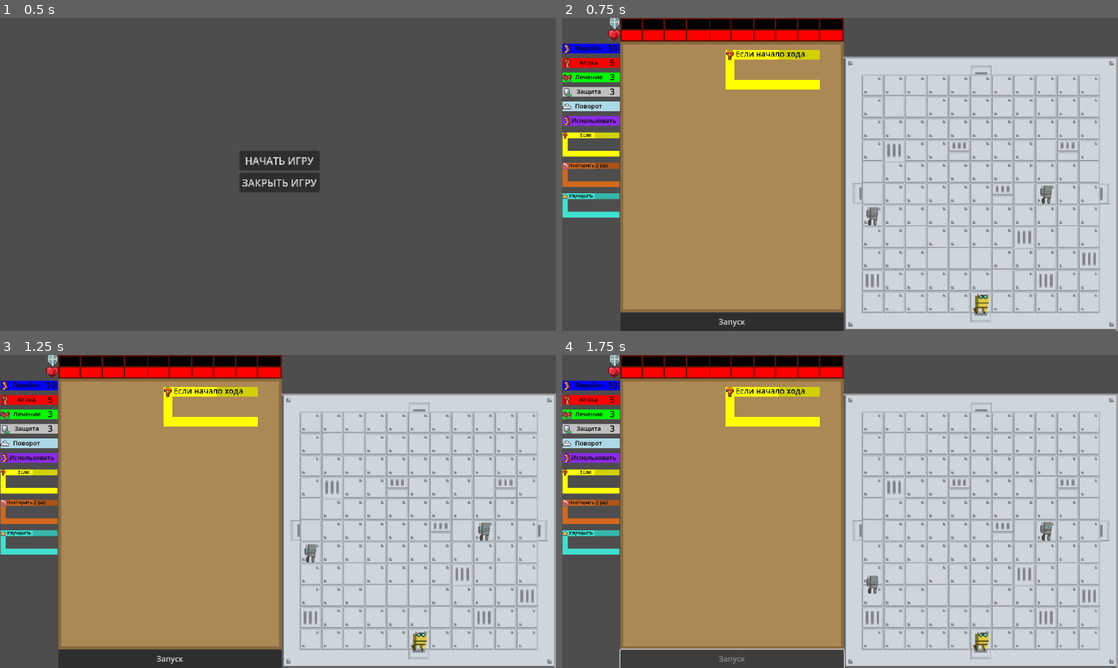
Above: before the commit, frames 1-4 (two rows, left to right).
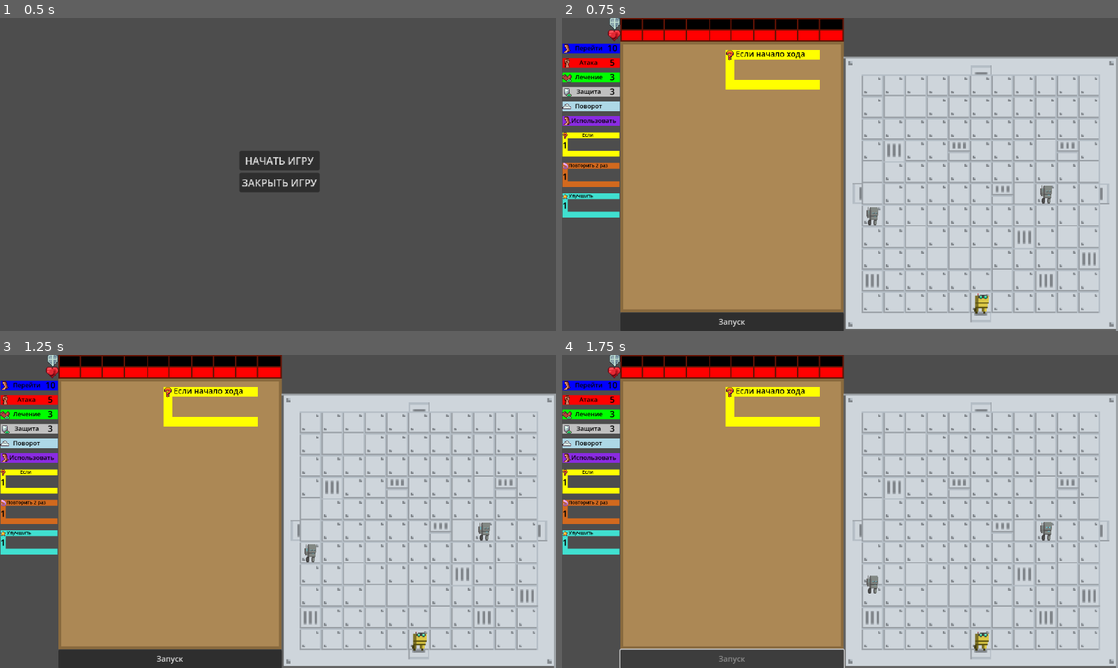
Above: after the commit, the same moments.

Repository: timurkinBits/scratch_roguelike
Game: Godot game, scene res://scenes/main_menu.tscn
Two runs of this game, one before a commit and one after it. Both use one fixed random seed, a clock stepped at 60 frames per second and the inputs below.
Inputs:
- Up to frame 1 (0.5 s): no input
- Up to frame 2 (0.75 s): click "НАЧАТЬ ИГРУ" at 0.5 s
- Up to frame 3 (1.25 s): no input
- Up to frame 4 (1.75 s): click "Запуск" at 1.25 s

Frame 1 is identical in both runs. In frame 2, 0.5% of the frame differs, in the area x 0-47%, y 10-62%; in frame 3, 0.5%; in frame 4, 0.5%.

Commit message:
block menu complete, first level with doors

Diff:
--- a/scenes/Command.tscn
+++ b/scenes/Command.tscn
@@ -36,7 +36,7 @@
 [node name="Texture" type="Control" parent="."]
 layout_mode = 3
 anchors_preset = 0
-offset_right = 114.0
+offset_right = 120.0
 offset_bottom = 20.0
 mouse_filter = 2
 
--- a/scenes/Main.tscn
+++ b/scenes/Main.tscn
@@ -269,6 +269,36 @@
 label_settings = ExtResource("15_3p2gp")
 horizontal_alignment = 1
 
+[node name="ConditionLabel" type="Label" parent="UI/MaxScores"]
+z_index = 1
+layout_mode = 0
+offset_left = -94.0
+offset_top = 197.0
+offset_right = -83.0
+offset_bottom = 223.0
+text = "1"
+label_settings = ExtResource("15_3p2gp")
+
+[node name="LoopLabel" type="Label" parent="UI/MaxScores"]
+z_index = 1
+layout_mode = 0
+offset_left = -94.0
+offset_top = 262.0
+offset_right = -83.0
+offset_bottom = 288.0
+text = "1"
+label_settings = ExtResource("15_3p2gp")
+
+[node name="AbilityLabel" type="Label" parent="UI/MaxScores"]
+z_index = 1
+layout_mode = 0
+offset_left = -94.0
+offset_top = 322.0
+offset_right = -83.0
+offset_bottom = 348.0
+text = "1"
+label_settings = ExtResource("15_3p2gp")
+
 [node name="DefeatLabel" type="Label" parent="UI"]
 visible = false
 layout_mode = 0
--- a/scenes/block.tscn
+++ b/scenes/block.tscn
@@ -45,14 +45,6 @@
 mouse_filter = 2
 metadata/_edit_use_anchors_ = true
 
-[node name="ColorRect" type="ColorRect" parent="Texture"]
-layout_mode = 0
-offset_left = 122.0
-offset_right = 217.0
-offset_bottom = 22.0
-mouse_filter = 2
-color = Color(0.366595, 0.366595, 0.366595, 0.286275)
-
 [node name="Area2D" type="Area2D" parent="."]
 collision_layer = 2
 
@@ -88,9 +80,25 @@
 position = Vector2(10, 12)
 scale = Vector2(0.7, 0.7)
 
-[node name="Up" type="Button" parent="."]
+[node name="Buttons" type="Control" parent="."]
+layout_mode = 3
+anchors_preset = 0
+offset_right = 40.0
+offset_bottom = 40.0
+mouse_filter = 2
+
+[node name="ColorRect" type="ColorRect" parent="Buttons"]
+layout_mode = 0
+offset_left = 122.0
+offset_right = 217.0
+offset_bottom = 22.0
+mouse_filter = 2
+color = Color(0.366595, 0.366595, 0.366595, 0.286275)
+
+[node name="Up" type="Button" parent="Buttons"]
 visible = false
 z_index = 20
+layout_mode = 0
 offset_left = 162.0
 offset_top = -15.0
 offset_right = 970.0
@@ -98,9 +106,10 @@
 scale = Vector2(0.01854, 0.01854)
 icon = ExtResource("3_wtxr1")
 
-[node name="Down" type="Button" parent="."]
+[node name="Down" type="Button" parent="Buttons"]
 visible = false
 z_index = 20
+layout_mode = 0
 offset_left = 177.0
 offset_top = 37.0
 offset_right = 985.0
@@ -110,5 +119,5 @@
 icon = ExtResource("3_wtxr1")
 
 [connection signal="input_event" from="Area2D" to="." method="_on_area_2d_input_event"]
-[connection signal="pressed" from="Up" to="." method="_on_up_pressed"]
-[connection signal="pressed" from="Down" to="." method="_on_down_pressed"]
+[connection signal="pressed" from="Buttons/Up" to="." method="_on_up_pressed"]
+[connection signal="pressed" from="Buttons/Down" to="." method="_on_down_pressed"]
--- a/scenes/command_menu.tscn
+++ b/scenes/command_menu.tscn
@@ -34,7 +34,6 @@
 position = Vector2(0, 184)
 scale = Vector2(0.545718, 0.545718)
 type = 1
-text = "_"
 
 [node name="Block2" parent="." instance=ExtResource("3_83ksq")]
 position = Vector2(0, 310)
--- a/scripts/Block.gd
+++ b/scripts/Block.gd
@@ -21,8 +21,9 @@
 @onready var texture_up = $Texture/TextureUp
 @onready var texture_down = $Texture/TextureDown
 @onready var texture_left = $Texture/TextureLeft
-@onready var buttons = [$Up, $Down]
+@onready var buttons = [$'Buttons/Up', $'Buttons/Down']
 @onready var table = $'../..'
+@onready var button_color: ColorRect = $'Buttons/ColorRect'
 
 var slots: Array[CommandSlot] = []
 var parent_slot: CommandSlot = null
@@ -71,6 +72,7 @@
 	initialize_slots()
 	buttons[0].visible = false  # Скрываем кнопку "Up"
 	buttons[1].visible = false  # Скрываем кнопку "Down"
+	button_color.visible = false
 
 func initialize_slots() -> void:
 	if slots.is_empty():
@@ -373,6 +375,10 @@
 		if parent_slot.block and is_instance_valid(parent_slot.block):
 			parent_slot.block.update_slots()
 
+	# If it's not a menu command, release the block back to the pool
+	if !is_menu_command:
+		Global.release_block(type)
+
 func _on_up_pressed() -> void:
 	navigate_options(1)  # -1 означает переход к предыдущему элементу
 
--- a/scripts/Command.gd
+++ b/scripts/Command.gd
@@ -13,7 +13,7 @@
 var additional_properties: String
 var config: Dictionary  # Кэшированная конфигурация для типа команды
 
-signal menu_command_clicked(type: int)
+signal menu_card_clicked(type: int)
 
 @onready var sprite: ColorRect = $'Texture/Sprite'
 @onready var icon: TextureRect = $Icon
@@ -206,7 +206,7 @@
 	if event is InputEventMouseButton:
 		if event.button_index == MOUSE_BUTTON_LEFT and event.pressed:
 			if is_menu_command:
-				menu_command_clicked.emit(type)
+				menu_card_clicked.emit(type)
 			else:
 				is_settings = false
 				change_settings(is_settings)
@@ -227,10 +227,6 @@
 		command.update_buttons_state()
 
 func _on_down_pressed() -> void:
-	# Пропускаем для USE
-	if type == TypeCommand.USE:
-		return
-
 	if type == TypeCommand.TURN:
 		set_number(value - 1)  # Передаем любое значение, меньше текущего
 		return
--- a/scripts/command_executor.gd
+++ b/scripts/command_executor.gd
@@ -102,10 +102,19 @@
 	if !is_inside_tree():
 		return
 
+	# Modified: Only clear commands from non-condition blocks, or from "начало хода" condition blocks
 	var commands_to_free = get_tree().get_nodes_in_group("commands").filter(
 		func(command):
-			return is_instance_valid(command) and command.slot and command.slot.block and \
-				   command.slot.block.type != Block.BlockType.CONDITION)
+			if !is_instance_valid(command) or !command.slot or !command.slot.block:
+				return false
+
+			# Keep commands in condition blocks except "начало хода"
+			if command.slot.block.type == Block.BlockType.CONDITION:
+				return command.slot.block.text == "начало хода"
+
+			# Clear commands in all other block types
+			return true
+	)
 
 	# Clear collected commands and nullify their slots
 	for command in commands_to_free:
@@ -113,10 +122,14 @@
 
 	await clear_commands(commands_to_free)
 
-	# Update slots in non-condition blocks
-	for block in get_tree().get_nodes_in_group("blocks").filter(
-		func(block): return is_instance_valid(block) and block.type != Block.BlockType.CONDITION
-	):
+	# Update slots in relevant blocks
+	var blocks_to_update = get_tree().get_nodes_in_group("blocks").filter(
+		func(block):
+			return is_instance_valid(block) && \
+				   (block.type != Block.BlockType.CONDITION || block.text == "начало хода")
+	)
+
+	for block in blocks_to_update:
 		block.update_slots()
 
 func check_condition(condition: String) -> bool:
@@ -238,6 +251,8 @@
 		command.value += 1
 	elif command.additional_properties == '+1 движ.' and command.type == Command.TypeCommand.MOVE:
 		command.value += 1
+	elif command.additional_properties == '+1 защита' and command.type == Command.TypeCommand.DEFENSE:
+		command.value += 1
 
 func collect_commands(block: Block, commands: Array[Node]) -> void:
 	if !is_instance_valid(block):
@@ -251,6 +266,10 @@
 			collect_commands(slot.command, commands)
 			slot.command.update_slots()
 		elif slot.command is Command:
+			# Modified: Skip commands in condition blocks except "начало хода"
+			if block.type == Block.BlockType.CONDITION and block.text != "начало хода":
+				continue
+
 			commands.append(slot.command)
 			slot.command = null
 
@@ -265,7 +284,6 @@
 			tween.tween_property(command.get_node("Texture"), "modulate:a", 0.0, 0.3)
 	await tween.finished
 
-	# Free commands
 	for command in commands_to_free:
 		if is_instance_valid(command):
 			command.queue_free()
@@ -280,13 +298,24 @@
 	# First collect commands from blocks
 	for block in blocks:
 		if is_instance_valid(block):
-			collect_commands(block, commands_to_free)
+			# Modified: Only clear commands from non-condition blocks or "начало хода" blocks
+			if block.type != Block.BlockType.CONDITION or block.text == "начало хода":
+				collect_commands(block, commands_to_free)
+			else:
+				# For other condition blocks, just update slots without clearing commands
+				block.update_slots()
 
 	# Then collect all remaining commands on the table (not in slots)
 	var all_commands = get_tree().get_nodes_in_group("commands")
 	for command in all_commands:
 		if is_instance_valid(command) and not command.is_menu_command and not commands_to_free.has(command):
-			commands_to_free.append(command)
+			# Check if it's not in a condition block (except "начало хода")
+			var in_preserved_condition = false
+			if command.slot and command.slot.block and command.slot.block.type == Block.BlockType.CONDITION:
+				in_preserved_condition = command.slot.block.text != "начало хода"
+
+			if !in_preserved_condition:
+				commands_to_free.append(command)
 
 	await clear_commands(commands_to_free)
 
--- a/scripts/command_menu.gd
+++ b/scripts/command_menu.gd
@@ -13,7 +13,7 @@
 func setup_menu_item(command) -> void:
 	if command is Command:
 		command.is_menu_command = true
-		command.menu_command_clicked.connect(_on_menu_command_clicked)
+		command.menu_card_clicked.connect(_on_menu_command_clicked)
 	elif command is Block:
 		command.is_menu_command = true
 		var area = command.get_node("Area2D")
@@ -31,8 +31,11 @@
 	update_command_appearances()
 
 func _on_menu_block_clicked(type: int) -> void:
-	if !table_node.is_turn_in_progress:
+	# Check if blocks are available before creating
+	if !table_node.is_turn_in_progress and Global.get_remaining_blocks(type) > 0:
 		table_node.create_block_copy(type)
+		# Use the block limit
+		Global.use_block(type)
 
 func update_command_appearances() -> void:
 	if not is_inside_tree():
@@ -50,3 +53,9 @@
 
 			command.modulate.a = 1.0 if is_available else 0.3
 			command.get_node("Area2D").input_pickable = is_available
+		elif command is Block:
+			var remaining = Global.get_remaining_blocks(command.type)
+			var is_available = remaining > 0
+
+			command.modulate.a = 1.0 if is_available else 0.3
+			command.get_node("Area2D").input_pickable = is_available
--- a/scripts/edit_mode.gd
+++ b/scripts/edit_mode.gd
@@ -15,11 +15,6 @@
 var door_scene: PackedScene
 var allow_layout_editing: bool = false
 var current_placement_type: int = PlacementType.WALL
-var degree: int = 0
-
-var saved_layouts: Array = []
-var edit_mode: bool = false
-var selected_layout_index: int = -1
 
 @onready var edit_label: Label = $edit_label
 @onready var layout_label: Label = $layout_label
@@ -27,8 +22,12 @@
 @onready var ui_node: UI = $"../../UI"
 @onready var object_menu: Node2D = $"ObjectMenu"
 
-func init(parent_room: Node2D, player_node: Node, tilemap: TileMapLayer,
-		wall_packed_scene: PackedScene, door_packed_scene: PackedScene, editing_allowed: bool) -> void:
+var saved_layouts: Array = []
+var edit_mode: bool = false
+var selected_layout_index: int = -1
+var degree: int = 0
+
+func init(parent_room: Node2D, player_node: Node, tilemap: TileMapLayer, wall_packed_scene: PackedScene, door_packed_scene: PackedScene, editing_allowed: bool) -> void:
 	room = parent_room
 	player = player_node
 	tile_map = tilemap
@@ -50,47 +49,54 @@
 		return
 
 	if event is InputEventMouseButton and event.pressed and event.button_index == MOUSE_BUTTON_LEFT and edit_mode:
+		# Размещаем объект в зависимости от текущего типа
 		place_object_at_mouse(get_global_mouse_position())
 	elif event is InputEventKey and event.pressed:
-		handle_key_input(event.keycode)
-
-func handle_key_input(keycode: int) -> void:
-	if not edit_mode and keycode != KEY_E:
-		return
-
-	match keycode:
-		KEY_E: toggle_edit_mode()
-		KEY_R: degree = (degree + 90) % 360
-		KEY_S: save_current_layout()
-		KEY_C: room.clear_walls()
-		KEY_D: delete_current_layout()
-		KEY_RIGHT: cycle_layout(1)
-		KEY_LEFT: cycle_layout(-1)
-		KEY_1: set_placement_type(PlacementType.WALL)
-		KEY_2: set_placement_type(PlacementType.DOOR)
+		match event.keycode:
+			KEY_E:
+				toggle_edit_mode()
+			KEY_R:
+				if edit_mode:
+					degree += 90
+					if degree == 360:
+						degree = 0
+			KEY_S:
+				if edit_mode:
+					save_current_layout()
+			KEY_C:
+				if edit_mode:
+					room.clear_walls()
+			KEY_D:
+				if edit_mode:
+					delete_current_layout()
+			KEY_RIGHT:
+				if edit_mode:
+					cycle_layout(1)
+			KEY_LEFT:
+				if edit_mode:
+					cycle_layout(-1)
+			KEY_1:
+				if edit_mode:
+					set_placement_type(PlacementType.WALL)
+			KEY_2:
+				if edit_mode:
+					set_placement_type(PlacementType.DOOR)
 
 func update_layout_label() -> void:
 	if layout_label:
 		var current_index = selected_layout_index + 1 if selected_layout_index >= 0 else 0
-		layout_label.text = "Пресет: %d/%d" % [current_index, saved_layouts.size()]
+		layout_label.text = "Пресет: " + str(current_index) + "/" + str(saved_layouts.size())
 
 func toggle_edit_mode() -> void:
 	edit_mode = !edit_mode
-
-	# Update visibility
 	layout_label.visible = edit_mode
 	table_node.visible = !edit_mode
 	ui_node.visible = !edit_mode
 	object_menu.visible = edit_mode
-
-	# Hide/show enemies
 	for enemy in get_tree().get_nodes_in_group('enemies'):
 		enemy.visible = !edit_mode
-
-	# Update edit label
 	if edit_label:
-		var status = "включен" if edit_mode else "выключен"
-		edit_label.text = "Режим редактирования %s (нажмите E для переключения)" % status
+		edit_label.text = "Режим редактирования " + ("включен" if edit_mode else "выключен") + " (нажмите E для переключения)"
 		if edit_mode:
 			edit_label.text += "\nS-сохранить, C-очистить, D-удалить, Стрелки-листать"
 
@@ -127,40 +133,36 @@
 	if index < 0 or index >= saved_layouts.size():
 		return
 
-	var layout = saved_layouts[index]
-
-	if layout is Array:
-		for object_data in layout:
-			if not _is_valid_object_data(object_data):
-				continue
-
-			var position = Vector2(object_data.x, object_data.y)
-			var type = object_data.get("type", PlacementType.WALL)
-
-			match type:
-				PlacementType.WALL:
+	var selected_layout = saved_layouts[index]
+
+	if selected_layout is Array:
+		for object_data in selected_layout:
+			if object_data is Dictionary and object_data.has("x") and object_data.has("y"):
+				var position = Vector2(object_data.x, object_data.y)
+				var type = object_data.get("type", PlacementType.WALL)
+				var degree = object_data.get("degree", 0)  # По умолчанию 0, если поле отсутствует
+
+				if type == PlacementType.WALL:
 					room.spawn_wall_at_position(position)
-				PlacementType.DOOR:
-					var door_degree = object_data.get("degree", 0)
-					room.spawn_door_at_position(position, door_degree)
-
-func _is_valid_object_data(data: Variant) -> bool:
-	return data is Dictionary and data.has("x") and data.has("y")
+				elif type == PlacementType.DOOR:
+					room.spawn_door_at_position(position, degree)
 
 func place_object_at_mouse(mouse_position: Vector2) -> void:
-	var tile_pos = tile_map.local_to_map(tile_map.to_local(mouse_position))
-
-	# Проверяем, существует ли объект в этой позиции
-	for obj in get_tree().get_nodes_in_group('objects'):
+	var local_pos = tile_map.to_local(mouse_position)
+	var tile_pos = tile_map.local_to_map(local_pos)
+
+	# Проверка валидности позиции
+	if not is_valid_object_position(tile_pos, current_placement_type):
+		return
+
+	# Проверка наличия объекта и удаление если есть
+	var objects = room.get_tree().get_nodes_in_group('objects')
+	for obj in objects:
 		if obj.get_tile_position() == Vector2(tile_pos):
 			obj.queue_free()
 			return
 
-	# Проверяем, валидна ли позиция
-	if not is_valid_object_position(tile_pos, current_placement_type):
-		return
-
-	# Размещаем новый объект
+	# Размещаем новый объект в зависимости от выбранного типа
 	match current_placement_type:
 		PlacementType.WALL:
 			room.spawn_wall_at_position(tile_pos)
@@ -168,21 +170,25 @@
 			room.spawn_door_at_position(tile_pos, degree)
 
 func is_valid_object_position(tile_pos: Vector2, object_type: int) -> bool:
-	# Check if position is within tile map bounds
-	if not tile_map.get_used_rect().has_point(tile_pos):
-		return false
-
-	# Check if position is already occupied by non-barrier, non-door object
 	for obj in get_tree().get_nodes_in_group('objects'):
 		if tile_pos == obj.get_tile_position() and !obj.is_in_group('barrier') and !obj.is_in_group('doors'):
 			return false
 
-	# Проверки для стен
-	if object_type == PlacementType.WALL:
-		# Check proximity to doors
-		for door_pos in room.DOOR_POSITIONS.values():
-			if room.calculate_path_length(tile_pos, door_pos) < 2:
-				return false
+	# Дополнительные проверки в зависимости от типа объекта
+	match object_type:
+		PlacementType.WALL:
+			# Проверка близости к дверям
+			for door_pos in room.DOOR_POSITIONS.values():
+				if room.calculate_path_length(tile_pos, door_pos) < 2:
+					return false
+
+		PlacementType.DOOR:
+			# Возможно, дополнительные проверки для дверей
+			pass
+
+	# Проверка границ карты
+	if not tile_map.get_used_rect().has_point(tile_pos):
+		return false
 
 	return true
 
@@ -190,20 +196,19 @@
 	saved_layouts.clear()
 
 	if not FileAccess.file_exists(SAVE_FILE_PATH):
-		_initialize_empty_save_file()
+		var file := FileAccess.open(SAVE_FILE_PATH, FileAccess.WRITE)
+		if file:
+			file.store_string(JSON.stringify([]))
 		return
 
 	var file := FileAccess.open(SAVE_FILE_PATH, FileAccess.READ)
-	if file:
-		var json_text := file.get_as_text()
-		var json_result = JSON.parse_string(json_text)
-		if json_result is Array:
-			saved_layouts = json_result
-
-func _initialize_empty_save_file() -> void:
-	var file := FileAccess.open(SAVE_FILE_PATH, FileAccess.WRITE)
-	if file:
-		file.store_string(JSON.stringify([]))
+	if not file:
+		return
+
+	var json_text := file.get_as_text()
+	var json_result = JSON.parse_string(json_text)
+	if json_result is Array:
+		saved_layouts = json_result
 
 func save_layouts_to_file() -> void:
 	var file := FileAccess.open(SAVE_FILE_PATH, FileAccess.WRITE)
@@ -213,23 +218,21 @@
 func save_current_layout() -> void:
 	var objects_data: Array = []
 
-	# Сохраняем стены (исключая двери)
-	for wall in get_tree().get_nodes_in_group('barrier'):
-		if not wall.is_in_group('doors'):
-			var pos = wall.get_tile_position()
-			objects_data.append({"x": pos.x, "y": pos.y, "type": PlacementType.WALL})
-
-	# Сохраняем двери с градусом поворота
-	for door in get_tree().get_nodes_in_group('doors'):
-		var pos = door.get_tile_position()
-		objects_data.append({
-			"x": pos.x,
-			"y": pos.y,
-			"type": PlacementType.DOOR,
-			"degree": door.degree
-		})
-
-	if objects_data.is_empty() or layout_exists_in_saved(objects_data):
+	# Сохраняем стены
+	for wall in room.get_tree().get_nodes_in_group('barrier'):
+		var pos: Vector2 = wall.get_tile_position()
+		objects_data.append({"x": pos.x, "y": pos.y, "type": PlacementType.WALL})
+
+	# Сохраняем двери с углом поворота
+	for door in room.get_tree().get_nodes_in_group('doors'):
+		var pos: Vector2 = door.get_tile_position()
+		var door_data = {"x": pos.x, "y": pos.y, "type": PlacementType.DOOR, "degree": door.degree}
+		objects_data.append(door_data)
+
+	if objects_data.is_empty():
+		return
+
+	if layout_exists_in_saved(objects_data):
 		return
 
 	saved_layouts.append(objects_data)
@@ -262,11 +265,12 @@
 	else:
 		apply_random_layout()
 
-# Обработчики событий UI кнопок
-func _on_door_button_input_event(_viewport, event, _shape_idx) -> void:
-	if event is InputEventMouseButton and event.button_index == MOUSE_BUTTON_LEFT and event.pressed:
-		set_placement_type(PlacementType.DOOR)
-
-func _on_wall_button_input_event(_viewport, event, _shape_idx) -> void:
-	if event is InputEventMouseButton and event.button_index == MOUSE_BUTTON_LEFT and event.pressed:
-		set_placement_type(PlacementType.WALL)
+func _on_door_button_input_event(viewport: Node, event: InputEvent, shape_idx: int) -> void:
+	if event is InputEventMouseButton:
+		if event.button_index == MOUSE_BUTTON_LEFT and event.pressed:
+			set_placement_type(PlacementType.DOOR)
+
+func _on_wall_button_input_event(viewport: Node, event: InputEvent, shape_idx: int) -> void:
+	if event is InputEventMouseButton:
+		if event.button_index == MOUSE_BUTTON_LEFT and event.pressed:
+			set_placement_type(PlacementType.WALL)
--- a/scripts/global.gd
+++ b/scripts/global.gd
@@ -14,11 +14,23 @@
 var remaining_heal_points: int
 var remaining_defense_points: int
 
+var block_limits: Dictionary = {
+	Block.BlockType.CONDITION: 1,
+	Block.BlockType.LOOP: 1,
+	Block.BlockType.ABILITY: 1
+}
+
+var remaining_blocks: Dictionary = {}
+
 func reset_remaining_points() -> void:
 	remaining_move_points = points[Command.TypeCommand.MOVE]
 	remaining_attack_points = points[Command.TypeCommand.ATTACK]
 	remaining_heal_points = points[Command.TypeCommand.HEAL]
 	remaining_defense_points = points[Command.TypeCommand.DEFENSE]
+
+	# Reset block limits too
+	for block_type in block_limits:
+		remaining_blocks[block_type] = block_limits[block_type]
 
 	points_changed.emit()
 
@@ -60,3 +72,18 @@
 			remaining_defense_points = min(points[Command.TypeCommand.DEFENSE], remaining_defense_points + value)
 
 	points_changed.emit()
+
+func get_remaining_blocks(block_type) -> int:
+	if block_type in remaining_blocks:
+		return remaining_blocks[block_type]
+	return 0
+
+func use_block(block_type) -> void:
+	if block_type in remaining_blocks:
+		remaining_blocks[block_type] = max(0, remaining_blocks[block_type] - 1)
+		points_changed.emit()
+
+func release_block(block_type) -> void:
+	if block_type in remaining_blocks:
+		remaining_blocks[block_type] = min(block_limits[block_type], remaining_blocks[block_type] + 1)
+		points_changed.emit()
--- a/scripts/room.gd
+++ b/scripts/room.gd
@@ -143,7 +143,7 @@
 func spawn_wall_at_position(tile_position: Vector2) -> void:
 	if wall_scene:
 		var wall_instance = wall_scene.instantiate()
-		add_child(wall_instance)
+		add_child(wall_instance)  # Убедитесь, что объект добавляется в сцену
 		wall_instance.position = wall_instance.get_world_position_from_tile(tile_position)
 
 func spawn_door_at_position(tile_position: Vector2, rotation_degree: int) -> void:
@@ -151,4 +151,4 @@
 		var door_instance = door_scene.instantiate()
 		add_child(door_instance)
 		door_instance.position = door_instance.get_world_position_from_tile(tile_position)
-		door_instance.set_rotation_degree(rotation_degree)
+		door_instance.set_rotation_degree(rotation_degree)  # Устанавливаем угол поворота
--- a/scripts/table.gd
+++ b/scripts/table.gd
@@ -224,31 +224,30 @@
 
 	new_command.set_number(1)
 	new_command.position = Vector2(8, 8)
-	new_command.add_to_group("commands")
 
 func create_block_copy(type: int) -> void:
 	if is_turn_in_progress:
 		return
 
-	var new_block = block_scene.instantiate()
+	var new_block = block_scene.instantiate() as Block
 	new_block.type = type
 
 	# Set default values based on type
 	match type:
 		Block.BlockType.CONDITION:
-			new_block.text = " "
+			new_block.text = new_block.AVAILABLE_CONDITIONS[0]
 		Block.BlockType.LOOP:
 			new_block.loop_count = 2
 		Block.BlockType.ABILITY:
-			new_block.text = ""
+			new_block.text = new_block.AVAILABLE_ABILITIES[0]
 
 	table_texture.add_child(new_block)
 	new_block.update_appearance()
 	new_block.initialize_slots()
 
+	new_block.button_color.visible = true
 	new_block.position = Vector2(8, 8)
 	new_block.scale = Vector2(0.9, 0.9)
-	new_block.add_to_group("blocks")
 
 func create_card(kind, type: int) -> void:
 	if kind == Command:
--- a/scripts/ui.gd
+++ b/scripts/ui.gd
@@ -17,15 +17,32 @@
 @onready var heal_label: Label = max_scores.get_node('HealLabel')
 @onready var defense_label: Label = max_scores.get_node('DefenseLabel')
 
+# New block count labels
+@onready var condition_label: Label = max_scores.get_node('ConditionLabel')
+@onready var loop_label: Label = max_scores.get_node('LoopLabel')
+@onready var ability_label: Label = max_scores.get_node('AbilityLabel')
+
 
 func _ready():
 	if not player:
 		print("Player not found in HPbar!")
 	update_health_bar()
+
+	# Connect to the Global points_changed signal
+	Global.connect("points_changed", update_all_counters)
+	update_all_counters()
+
+func update_all_counters():
+	# Update command points
 	move_label.text = str(Global.get_remaining_points(Command.TypeCommand.MOVE))
 	attack_label.text = str(Global.get_remaining_points(Command.TypeCommand.ATTACK))
 	defense_label.text = str(Global.get_remaining_points(Command.TypeCommand.DEFENSE))
 	heal_label.text = str(Global.get_remaining_points(Command.TypeCommand.HEAL))
+
+	# Update block counts
+	condition_label.text = str(Global.get_remaining_blocks(Block.BlockType.CONDITION))
+	loop_label.text = str(Global.get_remaining_blocks(Block.BlockType.LOOP))
+	ability_label.text = str(Global.get_remaining_blocks(Block.BlockType.ABILITY))
 
 func change_scores(type: Command.TypeCommand) -> void:
 	var remaining = Global.get_remaining_points(type)
Not shown, changed: TODO.txt
Not shown, changed: scratch_roguelike.exe
